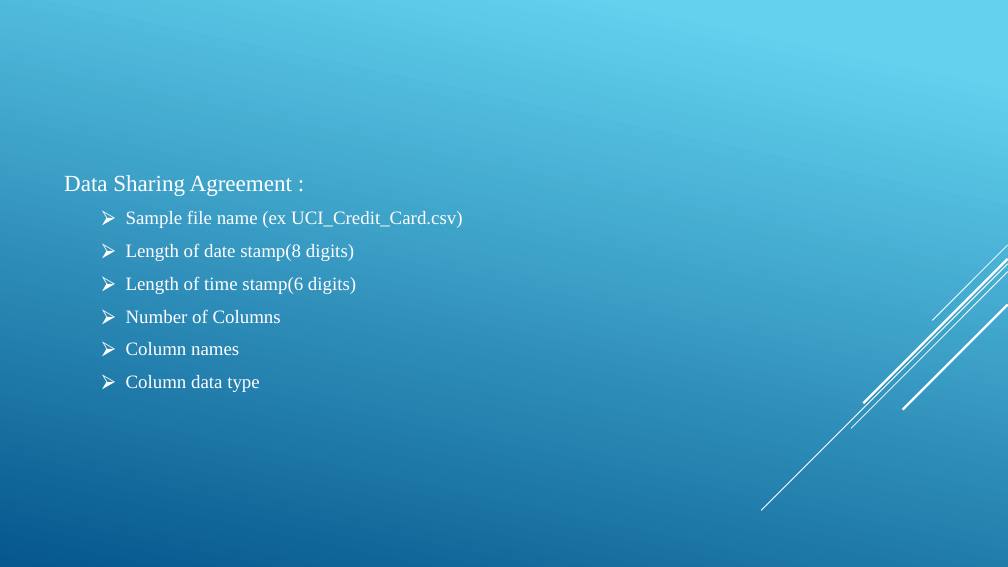
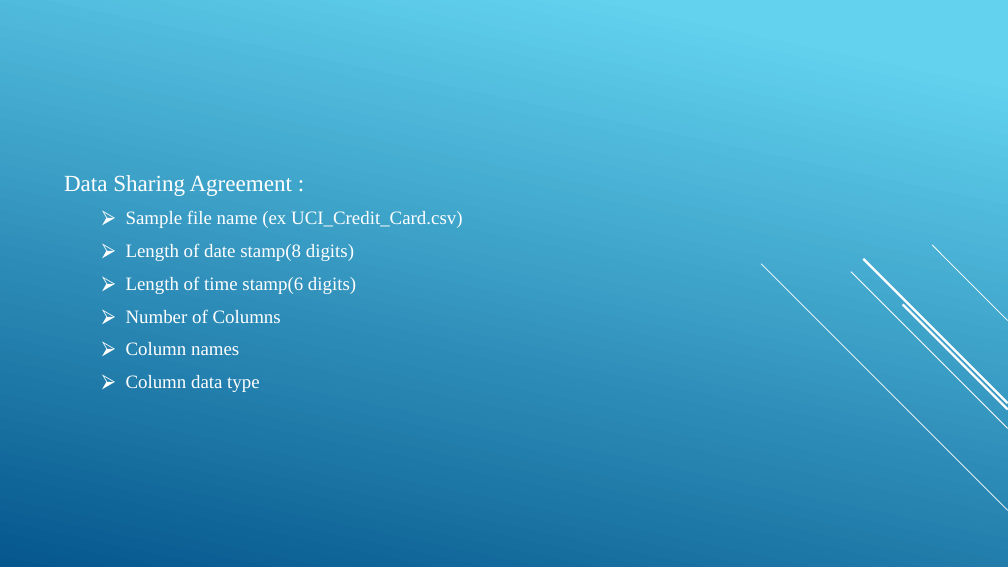
Before and after one commit to GTK-ARJUN/Credit-Card-Defaulter-Prediction, a slide deck: slide 3 of Credit_Card_Default_Prediction_DPR.pptx. Drawn at 1008x567 pixels with LibreOffice and Linux fonts; fonts in the diff are those of the drawing. Boxes give left, top, right and bottom in pixels: in the first picture for what was removed or moved away, otherwise in the second. Text is boxed around its words. In the diff, an @@ line names an element or a change of style, - is before the commit and + after.

Commit message:
update pptx

```diff
--- a/Credit_Card_Default_Prediction_DPR.pptx
+++ b/Credit_Card_Default_Prediction_DPR.pptx
@@ 5 lines moved together from (x1=761, y1=245, x2=1008, y2=510) to (x1=761, y1=245, x2=1008, y2=510) @@
```
Also in this commit, not shown: 10 other slides changed, 1 slide removed, 1 other file.
